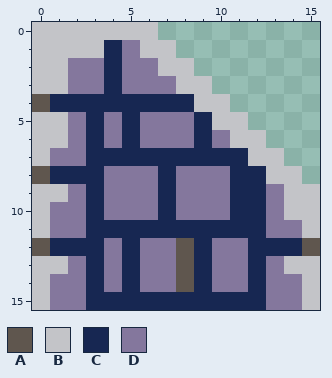
File history of a pixel-art sprite, images/Stronghold terrain/slopeLeftRight.png. Above: the version before the commit.
The file is 16x16 pixels.
Palette (. is transparent): A #5f564e  B #c3c4c8  C #172752  D #84779d
Pixels before, first column x 0:
 0 BBBBBBB.........
 1 BBBBCDBB........
 2 BBDDCDDBB.......
 3 BBDDCDDDBB......
 4 ACCCCCCCCBB.....
 5 BBDCDCDDDCBB....
 6 BBDCDCDDDCDBB...
 7 BDDCCCCCCCCCBB..
 8 ACCCDDDCDDDCCBB.
 9 BBDCDDDCDDDCCDBB
10 BDDCDDDCDDDCCDBB
11 BDDCCCCCCCCCCDDB
12 ACCCDCDDACDDCCCA
13 BBDCDCDDACDDCDBB
14 BDDCDCDDACDDCDDB
15 BDDCCCCCCCCCCDDB
After the commit:
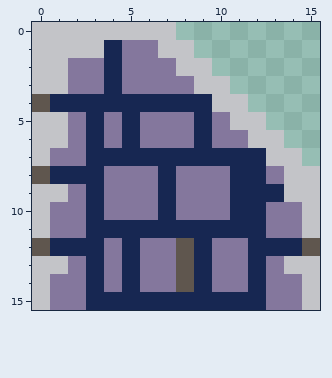
From old to new:
y 0: x 7 . -> B
y 1: x 6 B -> D; x 8 . -> B
y 2: x 7 B -> D; x 9 . -> B
y 3: x 8 B -> D; x 10 . -> B
y 4: x 9 B -> C; x 11 . -> B
y 5: x 10 B -> D; x 12 . -> B
y 6: x 11 B -> D; x 13 . -> B
y 7: x 12 B -> C; x 14 . -> B
y 8: x 13 B -> D; x 15 . -> B
y 9: x 13 D -> C
y 10: x 14 B -> D
Changed places in both pictures, as pixel boxes (x1, y1, x2, y2):
changed: (140, 22, 320, 220)
